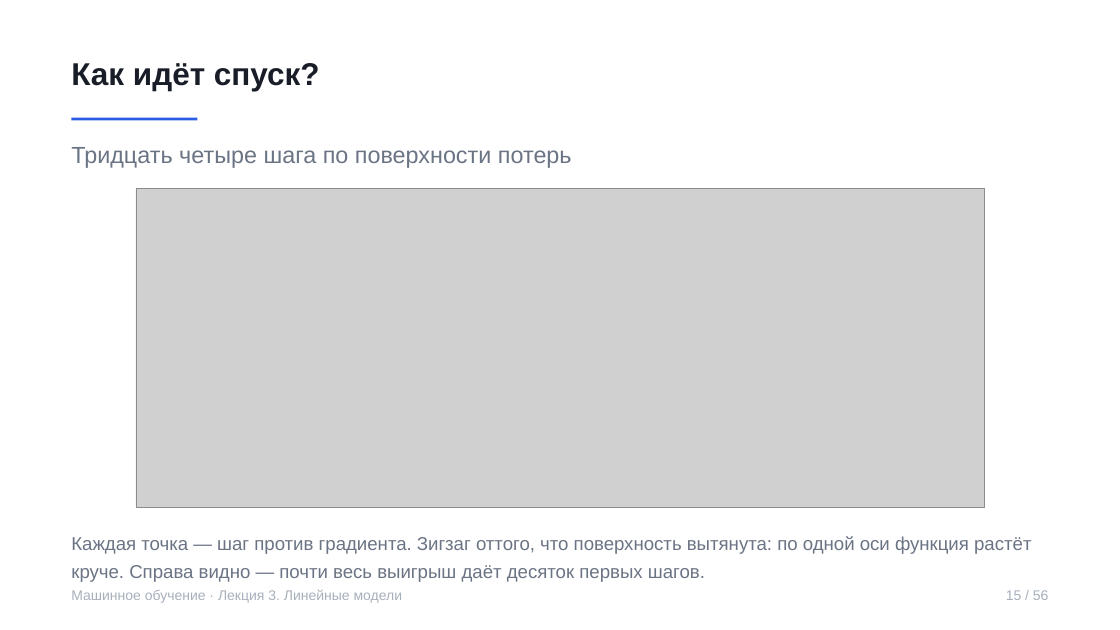
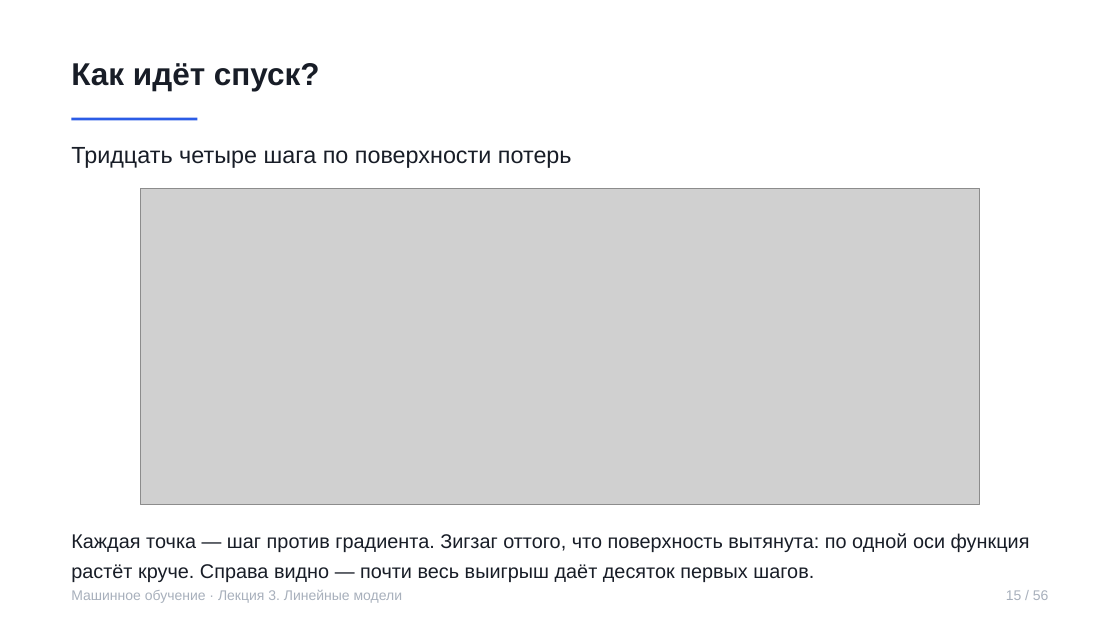
Before and after one commit to rustam-azimov/ml-course-spbu, a slide deck: slide 15 of lectures/lecture03.pptx. Drawn at 1120x630 pixels with LibreOffice and Linux fonts; fonts in the diff are those of the drawing; grey boxes stand for pictures. Boxes give left, top, right and bottom in pixels: in the first picture for what was removed or moved away, otherwise in the second. Text is boxed around its words. In the diff, an @@ line names an element or a change of style, - is before the commit and + after.

```diff
--- a/lectures/lecture03.pptx
+++ b/lectures/lecture03.pptx
@@ text "Тридцать четыре шага по поверхности ..." at box(71, 147, 572, 168): text colour #6B7484 to #181D27 @@
@@ picture: place and size @@
-picture at box(136, 188, 985, 508)
+picture at box(140, 188, 981, 505)
@@ text "Каждая точка — шаг против ..." at box(71, 533, 1030, 582): size 16 to 17 pt, text colour #6B7484 to #181D27 @@
```
Also in this commit, not shown: 49 other slides changed, 5 other files.
